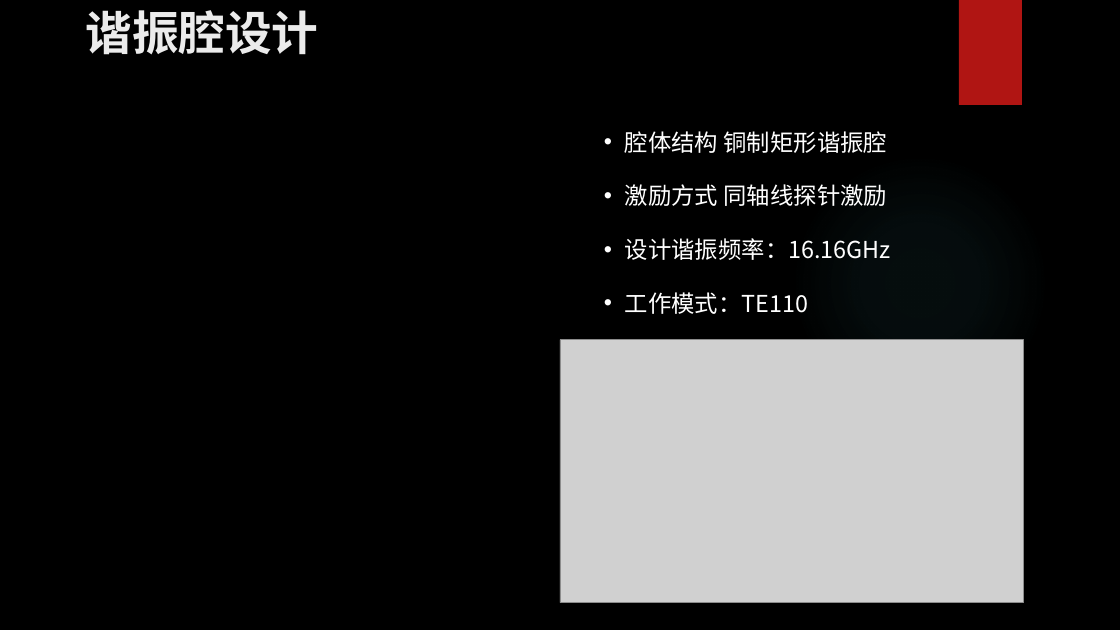
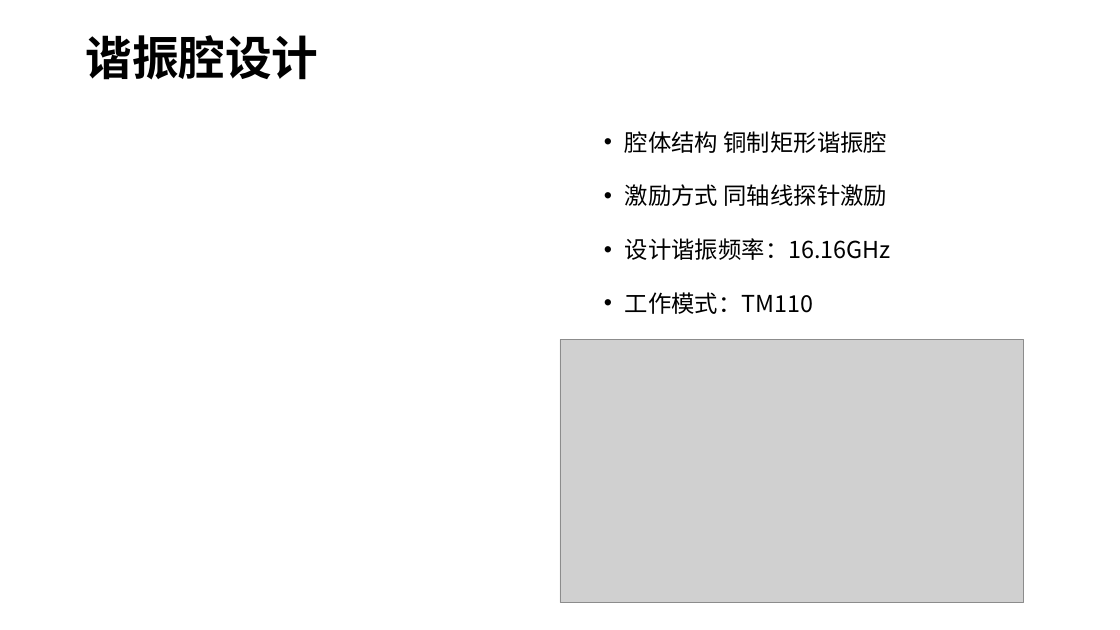
Before and after one commit to ddomax/presentation, a slide deck: slide 3 of 微波谐振腔.pptx. Drawn at 1120x630 pixels with LibreOffice and Linux fonts; fonts in the diff are those of the drawing; grey boxes stand for pictures; background and template pictures are left out. Boxes give left, top, right and bottom in pixels: in the first picture for what was removed or moved away, otherwise in the second. Text is boxed around its words. In the diff, an @@ line names an element or a change of style, - is before the commit and + after.

```diff
--- a/微波谐振腔.pptx
+++ b/微波谐振腔.pptx
@@ background picture (left out) to #FFFFFF @@
@@ title "谐振腔设计" at [85,35,318,80]: text colour #EBEBEB to #000000; line spacing 1 to 0.9; vertical alignment top to middle @@
@@ rectangle removed at [959,0,1022,105] @@
@@ text at [625,131,891,260]: text colour #FFFFFF to #000000 in "腔体结构 铜制矩形谐振腔", "激励方式 同轴线探针激励", "设计谐振频率：16.16GHz" @@
@@ ellipse removed at [791,154,1049,413] @@
@@ text at [625,292,814,314]: text changed; text colour #FFFFFF to #000000 @@
-• 工作模式：TE110
+• 工作模式：TM110
```
Also in this commit, not shown: 15 other slides changed, 2 slides added, 1 slide removed, 1 other file.
